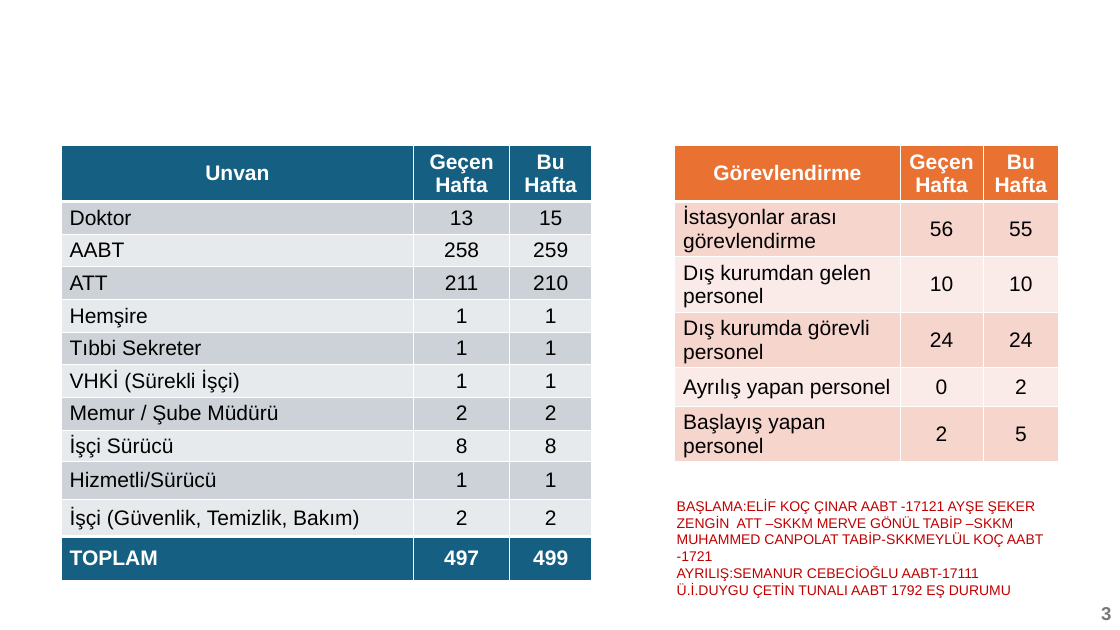
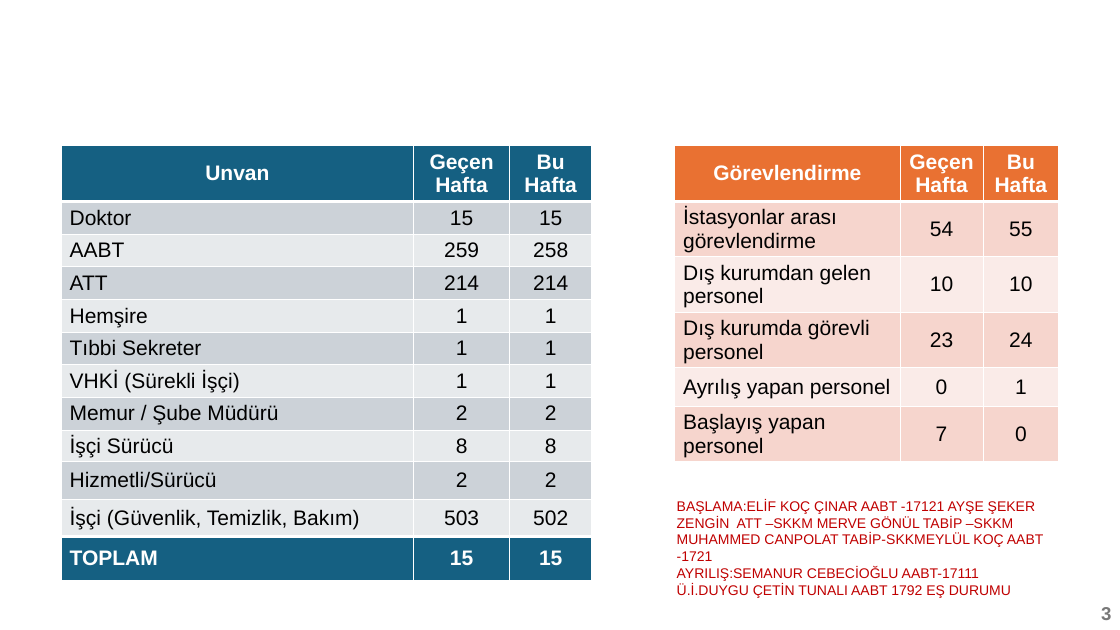
Before and after one commit to Canakkale112AcilSaglik/iasb, a slide deck: slide 3 of bulten-template.pptx. Drawn at 1120x630 pixels with LibreOffice and Linux fonts; fonts in the diff are those of the drawing; background and template pictures are left out. Boxes give left, top, right and bottom in pixels: in the first picture for what was removed or moved away, otherwise in the second. Text is boxed around its words. In the diff, an @@ line names an element or a change of style, - is before the commit and + after.

```diff
--- a/bulten-template.pptx
+++ b/bulten-template.pptx
@@ table at (61, 146, 592, 592) @@
-row 2, column 2: 13
+row 2, column 2: 15
-row 3, column 2: 258
+row 3, column 2: 259
-row 3, column 3: 259
+row 3, column 3: 258
-row 4, column 2: 211
+row 4, column 2: 214
-row 4, column 3: 210
+row 4, column 3: 214
-row 10, column 2: 1
+row 10, column 2: 2
-row 10, column 3: 1
+row 10, column 3: 2
-row 11, column 2: 2
+row 11, column 2: 503
-row 11, column 3: 2
+row 11, column 3: 502
-row 12, column 2: 497
+row 12, column 2: 15
-row 12, column 3: 499
+row 12, column 3: 15
@@ table at (675, 146, 1059, 479) @@
-row 2, column 2: 56
+row 2, column 2: 54
-row 4, column 2: 24
+row 4, column 2: 23
-row 5, column 3: 2
+row 5, column 3: 1
-row 6, column 2: 2
+row 6, column 2: 7
-row 6, column 3: 5
+row 6, column 3: 0
```
Also in this commit, not shown: 11 other slides changed, 1 other file.
